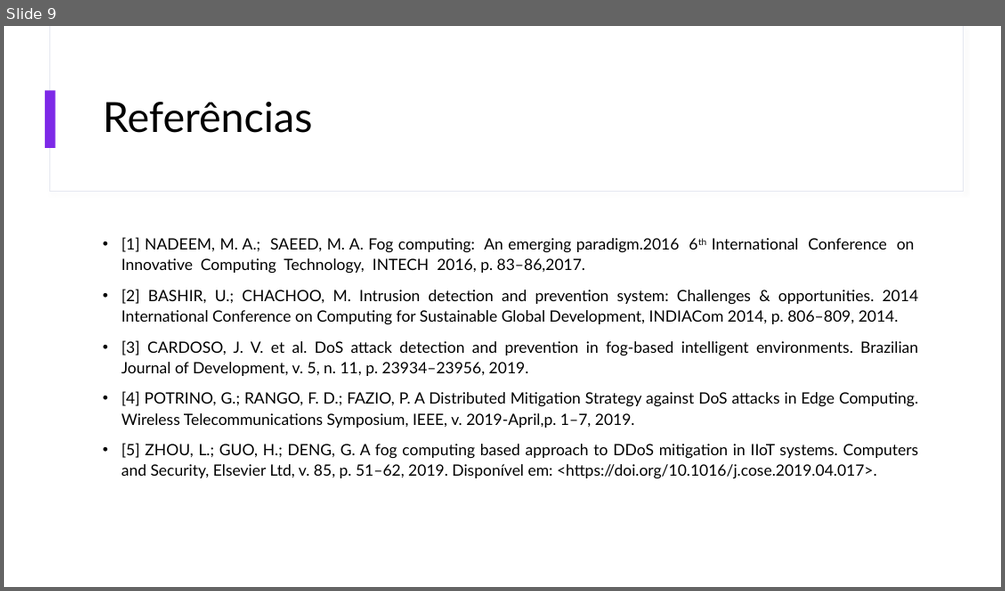
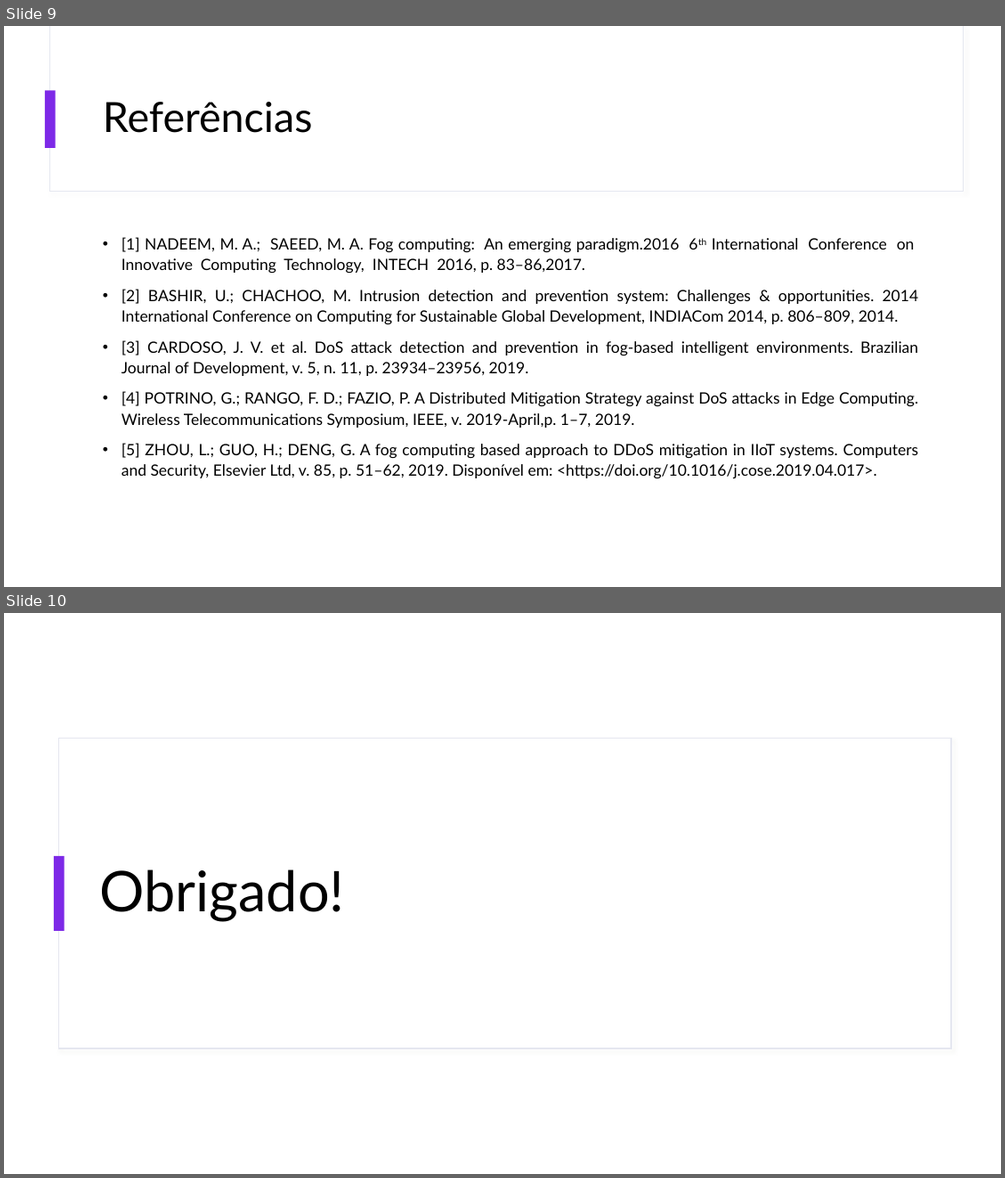
Before and after one commit to EduardoLussi/monitor-serial, a slide deck: Slides.pptx. Shown one above the other, each under a label of ours: slide 9 before the commit, slides 9 and 10 after it. The pictures are 1005x591 and 1005x1178 pixels, drawn with LibreOffice and Linux fonts; fonts in the diff are those of the drawing. Boxes give left, top, right and bottom in pixels: in the first picture for what was removed or moved away, otherwise in the second. Text is boxed around its words. In the diff, an @@ line names an element or a change of style, - is before the commit and + after.

Commit message:
Finalização Slides-Parcial

```diff
--- a/Slides.pptx
+++ b/Slides.pptx
@@ slide 10 added at (4, 613, 1001, 1174), background #FFFFFF @@
@@ rectangle added at (58, 738, 952, 1049), fill #FFFFFF, outline #E5E7F0 1 pt @@
@@ rectangle added at (54, 856, 65, 931), fill #7D29E7 @@
@@ title added at (100, 869, 345, 922), 54 pt, text #000000 @@
+Obrigado!
```
